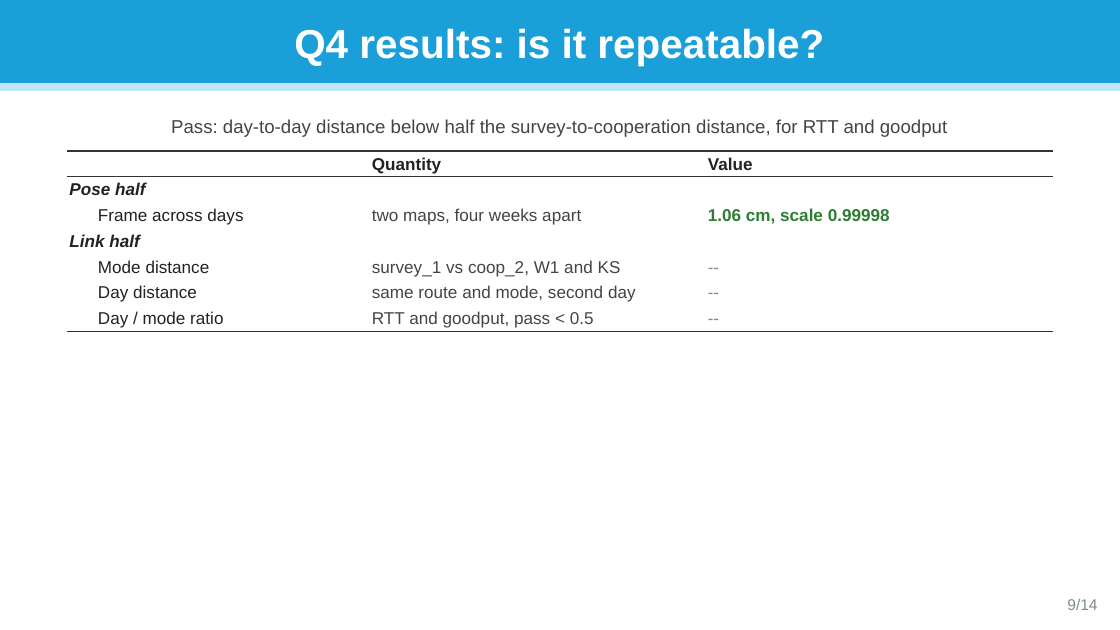
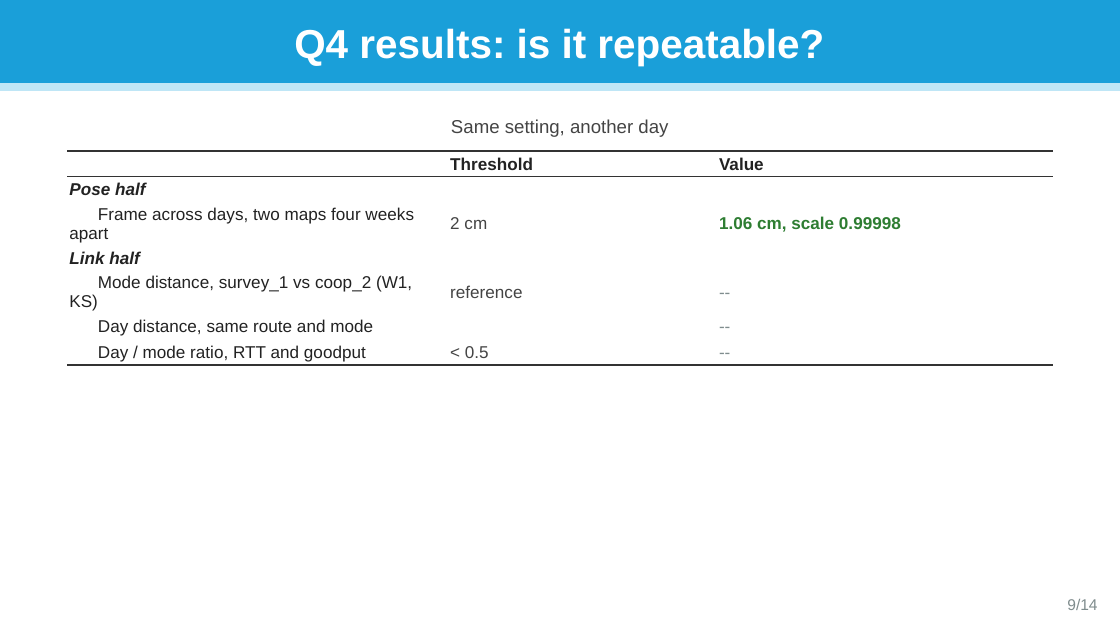
Before and after one commit to jorichee14/Others, a slide deck: slide 9 of scoop_testbed_paper/SCooP-iT_testbed_questions.pptx. Drawn at 1120x630 pixels with LibreOffice and Linux fonts; fonts in the diff are those of the drawing. Boxes give left, top, right and bottom in pixels: in the first picture for what was removed or moved away, otherwise in the second. Text is boxed around its words. In the diff, an @@ line names an element or a change of style, - is before the commit and + after.

```diff
--- a/scoop_testbed_paper/SCooP-iT_testbed_questions.pptx
+++ b/scoop_testbed_paper/SCooP-iT_testbed_questions.pptx
@@ text at [451, 119, 668, 137]: text changed @@
-Pass: day-to-day distance below half the survey-to-cooperation distance, for RTT and goodput
+Same setting, another day
@@ table at [67, 151, 1053, 366] @@
-row 1, column 2: Quantity
+row 1, column 2: Threshold
-row 3, column 1: Frame across days
+row 3, column 1: Frame across days, two maps four weeks apart
-row 3, column 2: two maps, four weeks apart
+row 3, column 2: 2 cm
-row 5, column 1: Mode distance
+row 5, column 1: Mode distance, survey_1 vs coop_2 (W1, KS)
-row 5, column 2: survey_1 vs coop_2, W1 and KS
+row 5, column 2: reference
-row 6, column 1: Day distance
+row 6, column 1: Day distance, same route and mode
-row 6, column 2: same route and mode, second day
+row 6, column 2: 
-row 7, column 1: Day / mode ratio
+row 7, column 1: Day / mode ratio, RTT and goodput
-row 7, column 2: RTT and goodput, pass < 0.5
+row 7, column 2: < 0.5
```
Also in this commit, not shown: 6 other slides changed, 1 other file.
